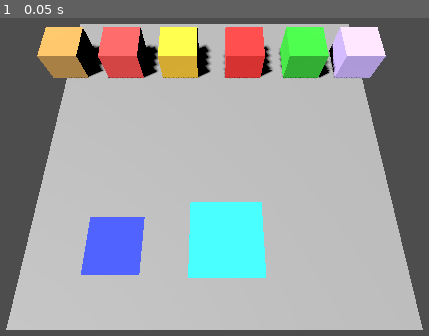
Above: before the commit, frame 1.
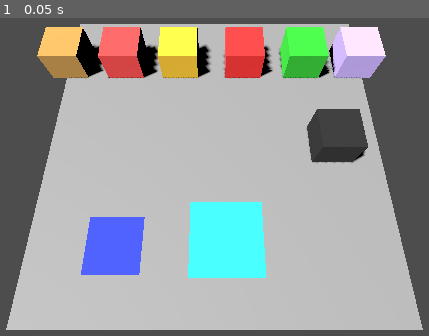
Above: after the commit, the same moment.

Repository: arthur-mdn/Godot-Burger-Maker
Game: Godot game, scene res://Scenes/main.tscn
Two runs of this game, one before a commit and one after it. Both use one fixed random seed, a clock stepped at 60 frames per second and the inputs below.
Inputs:
- Up to frame 1 (0.05 s): no input

The runs differ from the first frame. In frame 1, 2.1% of the frame differs, in the area x 71-86%, y 28-46%.

Commit message:
Add trash

Diff:
--- /dev/null
+++ b/Scenes/Trash.tscn
@@ -0,0 +1,26 @@
+[gd_scene format=3]
+
+[ext_resource type="Script" path="res://Scripts/trash.gd" id="1_trash"]
+
+[sub_resource type="BoxMesh" id="BoxMesh_trash"]
+size = Vector3(1.2, 1.0, 1.2)
+
+[sub_resource type="StandardMaterial3D" id="Mat_trash"]
+albedo_color = Color(0.15, 0.15, 0.15, 1)
+
+[sub_resource type="BoxShape3D" id="BoxShape3D_trash"]
+size = Vector3(1.2, 1.0, 1.2)
+
+[node name="Trash" type="Node3D"]
+script = ExtResource("1_trash")
+
+[node name="MeshInstance3D" type="MeshInstance3D" parent="."]
+transform = Transform3D(1, 0, 0, 0, 1, 0, 0, 0, 1, 0, 0.5, 0)
+mesh = SubResource("BoxMesh_trash")
+surface_material_override/0 = SubResource("Mat_trash")
+
+[node name="StaticBody3D" type="StaticBody3D" parent="."]
+transform = Transform3D(1, 0, 0, 0, 1, 0, 0, 0, 1, 0, 0.5, 0)
+
+[node name="CollisionShape3D" type="CollisionShape3D" parent="StaticBody3D"]
+shape = SubResource("BoxShape3D_trash")
--- a/Scenes/main.tscn
+++ b/Scenes/main.tscn
@@ -4,6 +4,7 @@
 [ext_resource type="PackedScene" uid="uid://jfq2wtbu027h" path="res://Scenes/Slot.tscn" id="3_8gbba"]
 [ext_resource type="PackedScene" uid="uid://bwgai41orblj" path="res://Scenes/CookingStation.tscn" id="4_jjvhh"]
 [ext_resource type="PackedScene" path="res://Scenes/Dispenser.tscn" id="5_kry3j"]
+[ext_resource type="PackedScene" path="res://Scenes/Trash.tscn" id="6_trash"]
 
 [sub_resource type="PlaneMesh" id="PlaneMesh_7u77a"]
 size = Vector2(10, 10)
@@ -55,3 +56,6 @@
 [node name="Dispenser-onion" parent="." unique_id=639436428 instance=ExtResource("5_kry3j")]
 transform = Transform3D(1, 0, 0, 0, 1, 0, 0, 0, 1, -3.1184683, 0, -4.6752715)
 item_type = 5
+
+[node name="Trash" parent="." unique_id=1629804457 instance=ExtResource("6_trash")]
+transform = Transform3D(1, 0, 0, 0, 1, 0, 0, 0, 1, 0, 0, -3.5)
--- /dev/null
+++ b/Scripts/trash.gd
@@ -0,0 +1,11 @@
+extends Node3D
+
+func place_item(item) -> bool:
+	if item.current_slot != null:
+		item.current_slot.remove_item()
+	item.queue_free()
+	print("🗑️ Supprimé : ", item.name)
+	return true
+
+func remove_item():
+	return null
Not shown, added: Scripts/trash.gd.uid
